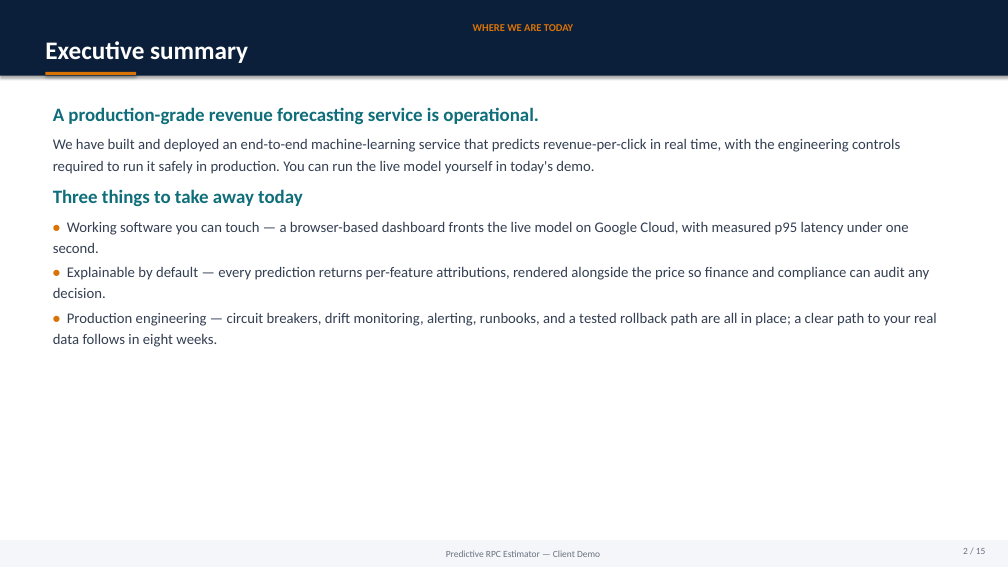
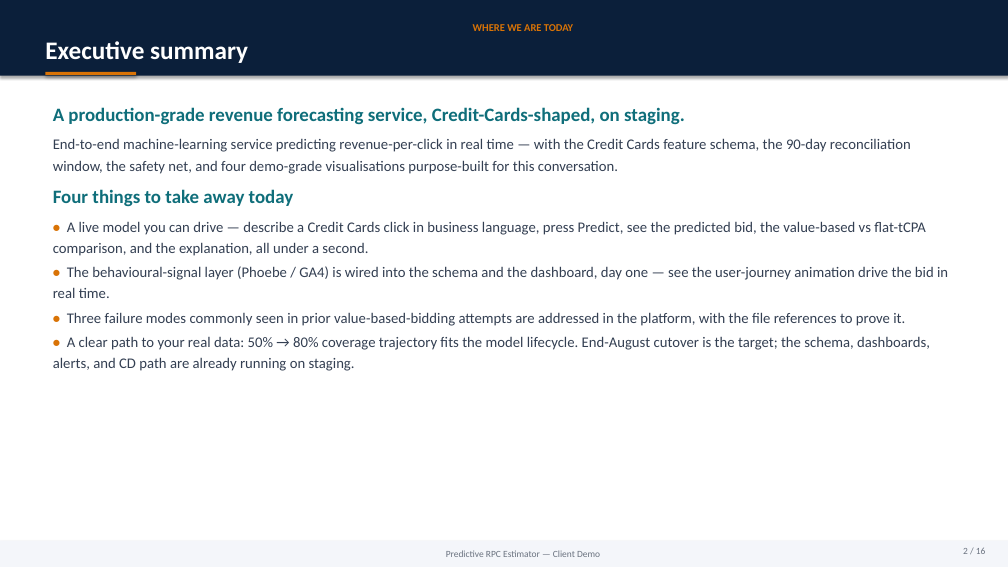
Before and after one commit to asmeyatsky-work/msm, a slide deck: slide 2 of docs/client-demo-deck.pptx. Drawn at 1008x567 pixels with LibreOffice and Linux fonts; fonts in the diff are those of the drawing. Boxes give left, top, right and bottom in pixels: in the first picture for what was removed or moved away, otherwise in the second. Text is boxed around its words. In the diff, an @@ line names an element or a change of style, - is before the commit and + after.

```diff
--- a/docs/client-demo-deck.pptx
+++ b/docs/client-demo-deck.pptx
@@ text at <box>53,107,948,371</box>: text changed @@
-A production-grade revenue forecasting service is operational.
-We have built and deployed an end-to-end machine-learning service that predicts revenue-per-click in real time, with the engineering controls required to run it safely in production. You can run the live model yourself in today's demo.
-Three things to take away today
-• Working software you can touch — a browser-based dashboard fronts the live model on Google Cloud, with measured p95 latency under one second.
-• Explainable by default — every prediction returns per-feature attributions, rendered alongside the price so finance and compliance can audit any decision.
-• Production engineering — circuit breakers, drift monitoring, alerting, runbooks, and a tested rollback path are all in place; a clear path to your real data follows in eight weeks.
+A production-grade revenue forecasting service, Credit-Cards-shaped, on staging.
+End-to-end machine-learning service predicting revenue-per-click in real time — with the Credit Cards feature schema, the 90-day reconciliation window, the safety net, and four demo-grade visualisations purpose-built for this conversation.
+Four things to take away today
+• A live model you can drive — describe a Credit Cards click in business language, press Predict, see the predicted bid, the value-based vs flat-tCPA comparison, and the explanation, all under a second.
+• The behavioural-signal layer (Phoebe / GA4) is wired into the schema and the dashboard, day one — see the user-journey animation drive the bid in real time.
+• Three failure modes commonly seen in prior value-based-bidding attempts are addressed in the platform, with the file references to prove it.
+• A clear path to your real data: 50% → 80% coverage trajectory fits the model lifecycle. End-August cutover is the target; the schema, dashboards, alerts, and CD path are already running on staging.
```
Also in this commit, not shown: 13 other slides changed, 1 slide added, 1 other file.
